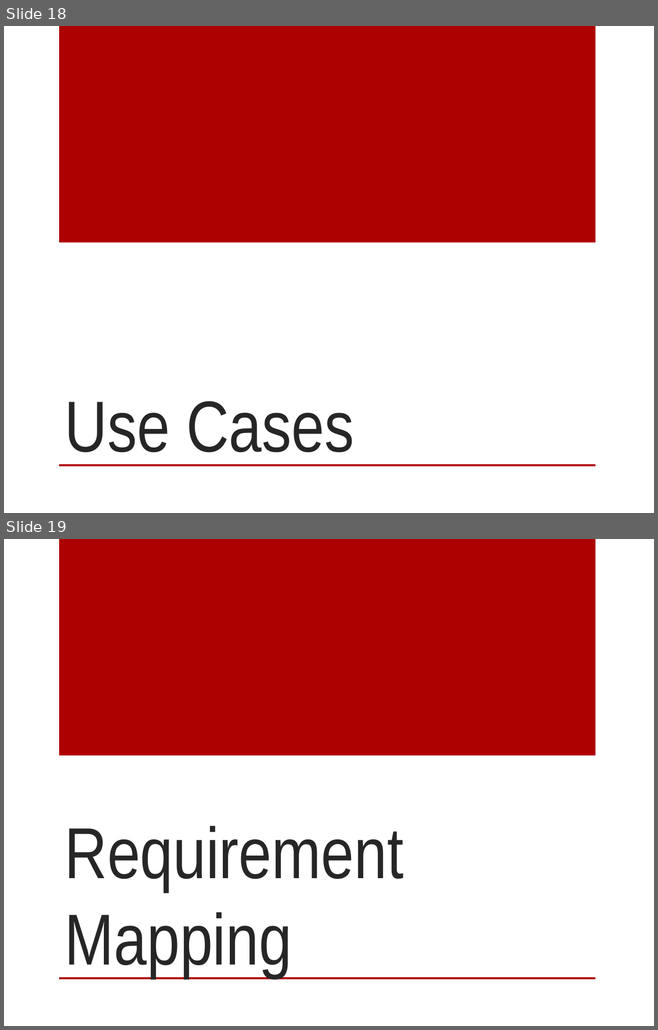
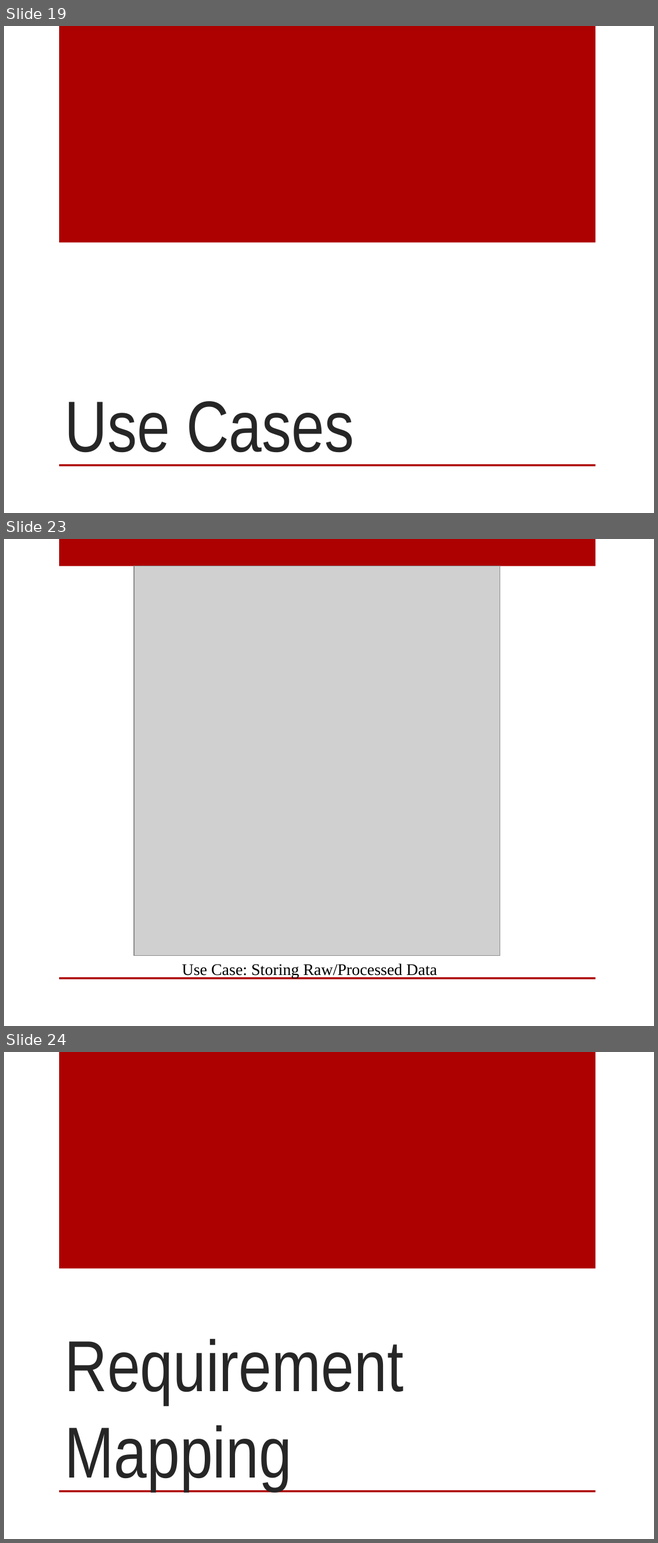
Before and after one commit to mtoledo2000/SlidingProfiler, a slide deck: Presentations/ADS Gate Review 9-13-12.pptx. Shown one above the other, each under a label of ours: slides 18 and 19 before the commit, slides 19, 23 and 24 after it; the slides between them are not shown. The pictures are 658x1030 and 658x1543 pixels, drawn with LibreOffice and Linux fonts; fonts in the diff are those of the drawing; grey boxes stand for pictures; background and template pictures are left out. Boxes give left, top, right and bottom in pixels: in the first picture for what was removed or moved away, otherwise in the second. Text is boxed around its words. In the diff, an @@ line names an element or a change of style, - is before the commit and + after.

```diff
--- a/Presentations/ADS Gate Review 9-13-12.pptx
+++ b/Presentations/ADS Gate Review 9-13-12.pptx
@@ slide 23 added at (4,539,654,1026), background picture (left out); not listed: 1 template element that a slide beside it also shows @@
@@ rectangle added at (59,539,595,566), fill #AD0101 @@
@@ picture added at (134,566,500,956) @@
@@ text added at (182,964,437,978), 18 pt, text #000000 @@
+Use Case: Storing Raw/Processed Data
@@ what was slide 18 is now slide 19 @@
@@ what was slide 19 is now slide 24 @@
```
Also in this commit, not shown: 7 other slides added, 3 slides removed.
